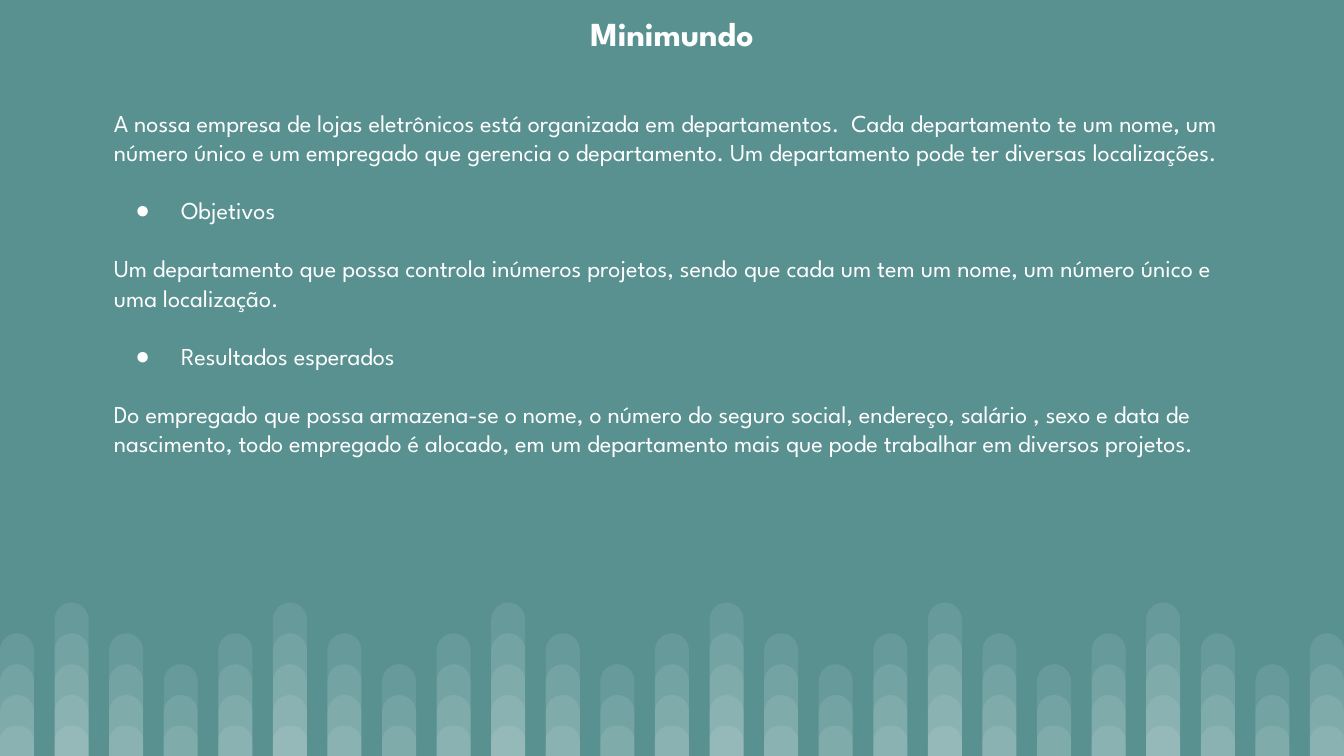
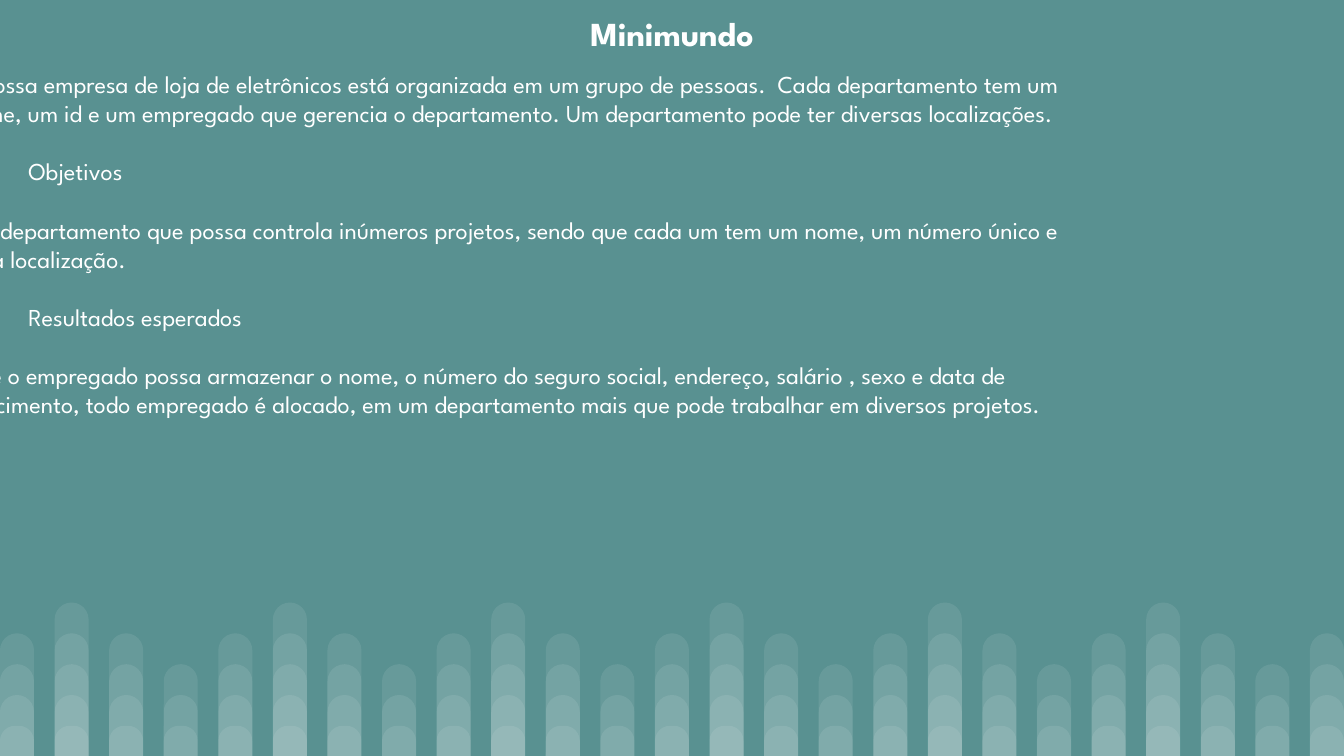
Before and after one commit to Neitsz/Projeto-de-Banco-de-Dados, a slide deck: slide 2 of Slide Revisado 06-06-2024.pptx. Drawn at 1344x756 pixels with LibreOffice and Linux fonts; fonts in the diff are those of the drawing. Boxes give left, top, right and bottom in pixels: in the first picture for what was removed or moved away, otherwise in the second. Text is boxed around its words. In the diff, an @@ line names an element or a change of style, - is before the commit and + after.

```diff
--- a/Slide Revisado 06-06-2024.pptx
+++ b/Slide Revisado 06-06-2024.pptx
@@ text "A nossa empresa de loja ..." moved from (x1=114, y1=115, x2=1217, y2=458) to (x1=0, y1=76, x2=1058, y2=419) @@
@@ text at (x1=28, y1=76, x2=1058, y2=128): text changed @@
-A nossa empresa de lojas eletrônicos está organizada em departamentos. Cada departamento te um nome, um número único e um empregado que gerencia o departamento. Um departamento pode ter diversas localizações.
+A nossa empresa de loja de eletrônicos está organizada em um grupo de pessoas. Cada departamento tem um nome, um id e um empregado que gerencia o departamento. Um departamento pode ter diversas localizações.
@@ text at (x1=8, y1=367, x2=1040, y2=419): text changed @@
-Do empregado que possa armazena-se o nome, o número do seguro social, endereço, salário , sexo e data de nascimento, todo empregado é alocado, em um departamento mais que pode trabalhar em diversos projetos.
+Que o empregado possa armazenar o nome, o número do seguro social, endereço, salário , sexo e data de nascimento, todo empregado é alocado, em um departamento mais que pode trabalhar em diversos projetos.
```
Also in this commit, not shown: 1 other slide changed, 2 slides added, 2 slides removed.
